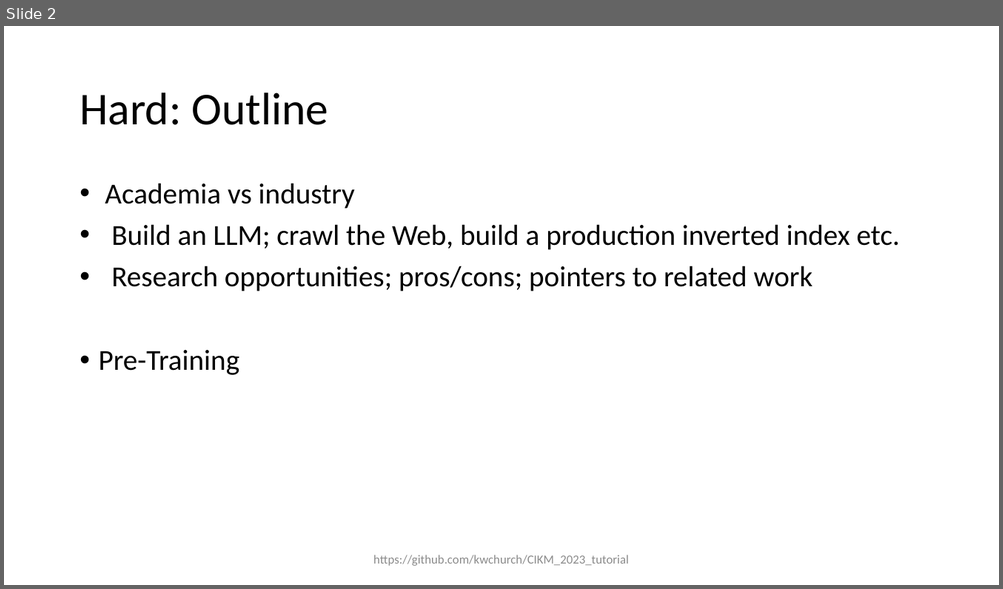
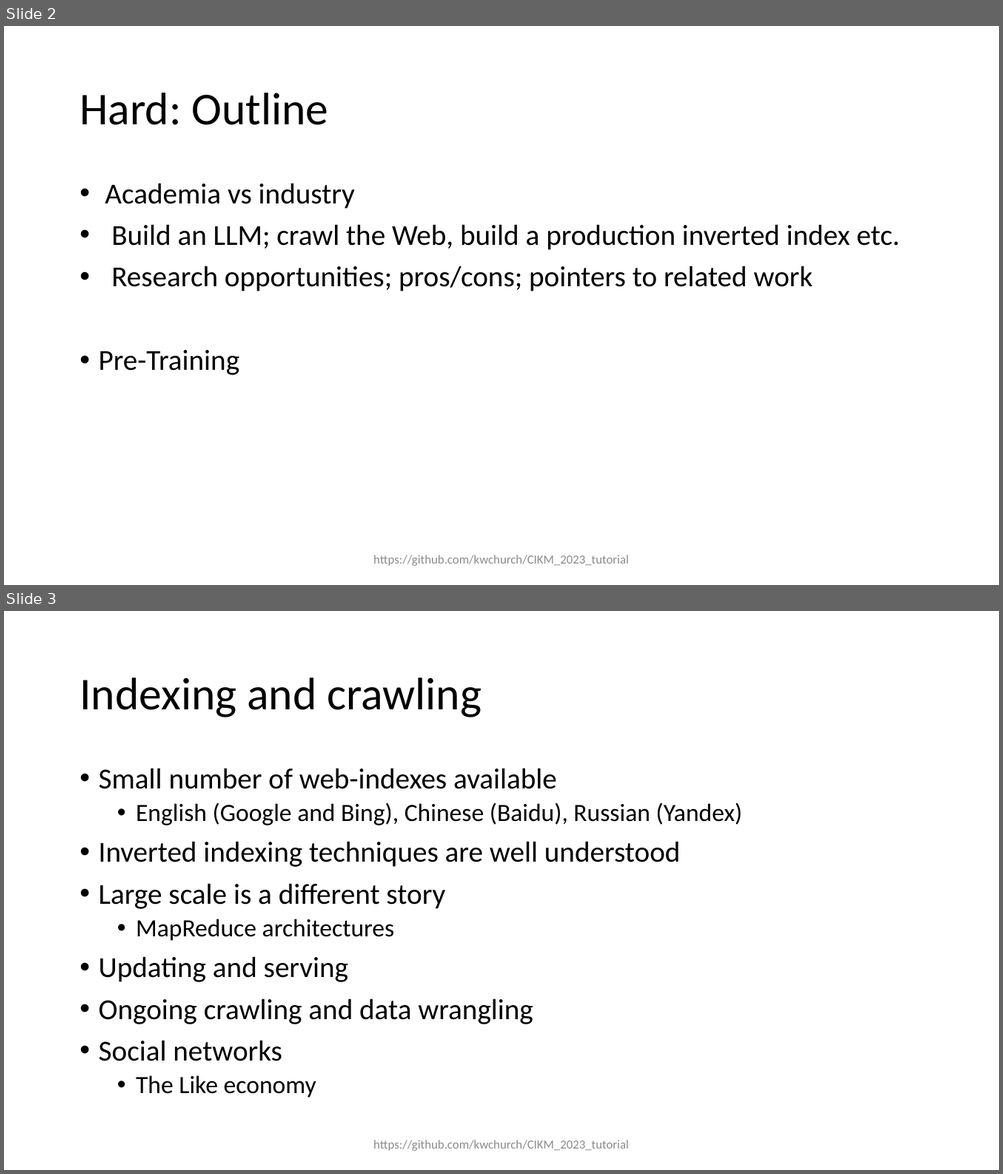
Before and after one commit to kwchurch/CIKM_2023_tutorial, a slide deck: slides/CIKM_Hard.pptx. Shown one above the other, each under a label of ours: slide 2 before the commit, slides 2 and 3 after it. The pictures are 1003x589 and 1003x1174 pixels, drawn with LibreOffice and Linux fonts; fonts in the diff are those of the drawing. Boxes give left, top, right and bottom in pixels: in the first picture for what was removed or moved away, otherwise in the second. Text is boxed around its words. In the diff, an @@ line names an element or a change of style, - is before the commit and + after.

```diff
--- a/slides/CIKM_Hard.pptx
+++ b/slides/CIKM_Hard.pptx
@@ slide 3 added at <box>4,611,999,1170</box>, background #FFFFFF @@
@@ title added at <box>79,678,481,718</box>, 44 pt, text #000000 @@
+Indexing and crawling
@@ text added at <box>99,768,743,1098</box>, 28 pt, text #000000 @@
+• Small number of web-indexes available
+  • English (Google and Bing), Chinese (Baidu), Russian (Yandex)
+• Inverted indexing techniques are well understood
+• Large scale is a different story
+  • MapReduce architectures
+• Updating and serving
+• Ongoing crawling and data wrangling
+• Social networks
+  • The Like economy
@@ text added at <box>373,1140,629,1151</box>, 12 pt, text #8C8C8C @@
+https://github.com/kwchurch/CIKM_2023_tutorial
```
Also in this commit, not shown: 4 other slides added, 10 other files.
